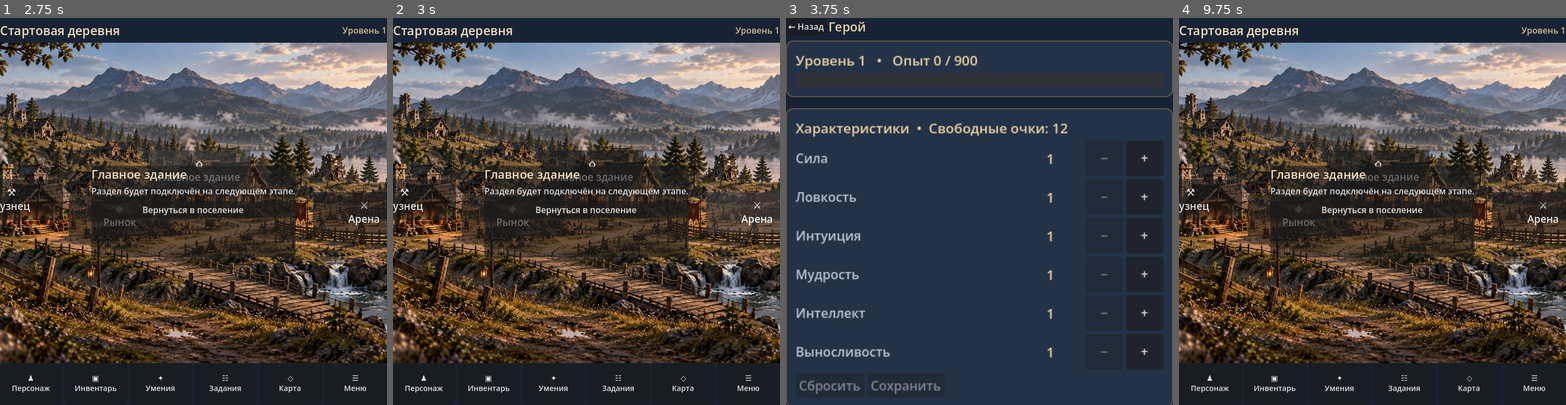
Above: before the commit, frames 1-4 (left to right).
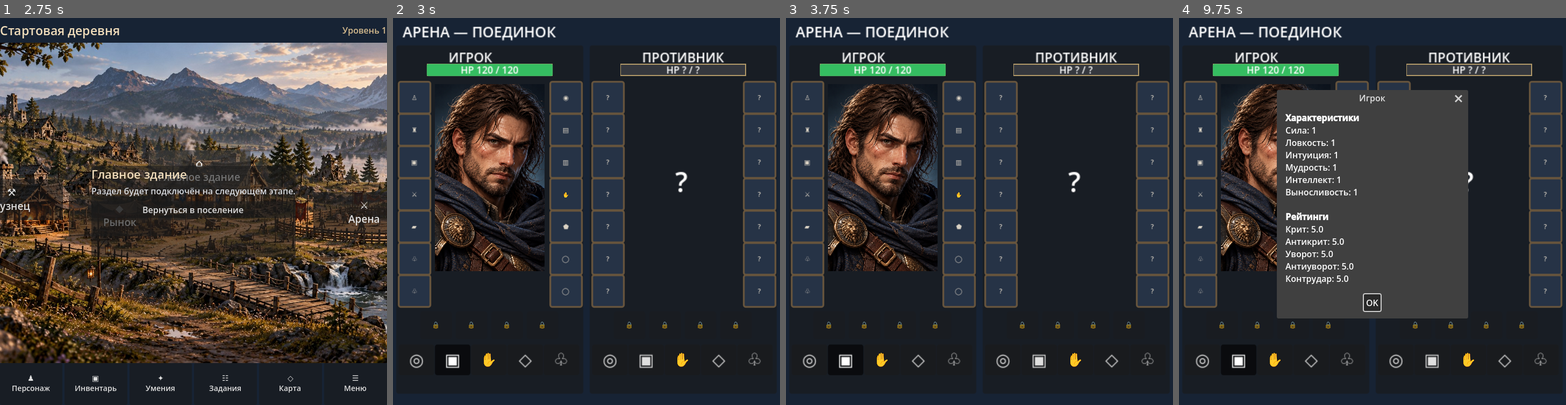
Above: after the commit, the same moments.

Repository: Archoniou1987/Battle-of-Artheon
Game: Godot game, scene res://scenes/main/main.tscn
The game is run twice, just before and just after one commit, with the same random seed, the same clock (stepped at 60 frames per second) and the same inputs.
Inputs (mouse positions are in pixels of both pictures, inside the frame that each line leads up to):
- Up to frame 1 (2.75 s): click "⚒ Кузнец" at 0.5 s; click "◆ Рынок" at 1.25 s; click "⌂ Главное здание" at 2 s
- Up to frame 2 (3 s): click "⚔ Арена" at 2.75 s
- Up to frame 3 (3.75 s): click "♟ Персонаж" at 3.5 s
- Up to frame 4 (9.75 s): click "▣ Инвентарь" at 4.25 s; click "✦ Умения" at 5 s; click "☷ Задания" at 5.75 s; click "◇ Карта" at 6.5 s; click "☰ Меню" at 7.25 s; click "Вернуться в поселение" at 8 s; click "← Назад" (after the commit: "Вернуться в поселение") at 8.75 s; click (1275, 176) at 9.52 s

Frame 1 is identical in both runs. In frame 2, 73% of the frame differs, in the area x 0-100%, y 2-97%; in frame 3, 61%; in frame 4, 74%.
Error before the commit: Parse Error: Cannot infer the type of "key" variable because the value doesn't have a set type. (res://ui/arena/arena_screen.gd:286)

Commit message:
Fix ArenaScreen effect row key type inference parse error

Diff:
--- a/ui/arena/arena_screen.gd
+++ b/ui/arena/arena_screen.gd
@@ -283,7 +283,7 @@
 		row.position = Vector2(50, 238 if row_type == "Баффы" else 260)
 		row.add_theme_constant_override("separation", 2)
 		inner.add_child(row)
-		var key := ("player_" if is_player else "enemy_") + row_type
+		var key: String = ("player_" if is_player else "enemy_") + String(row_type)
 		var icons: Array[PanelContainer] = []
 		for i in range(5):
 			var icon := PanelContainer.new()
